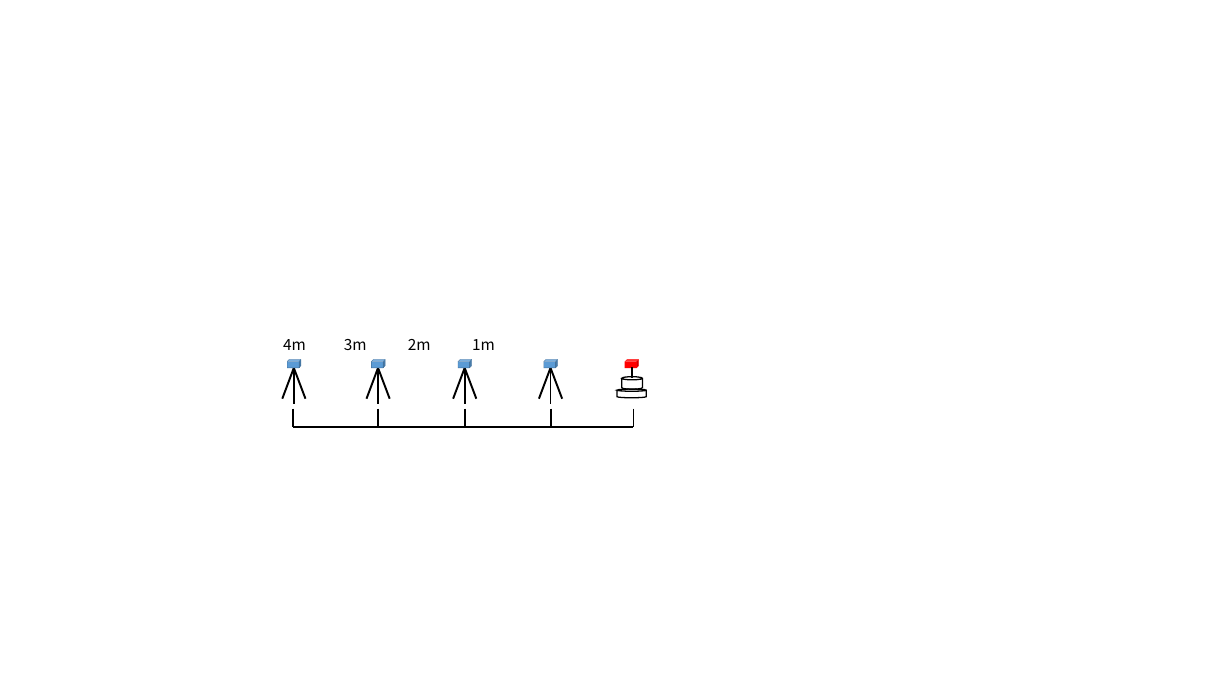
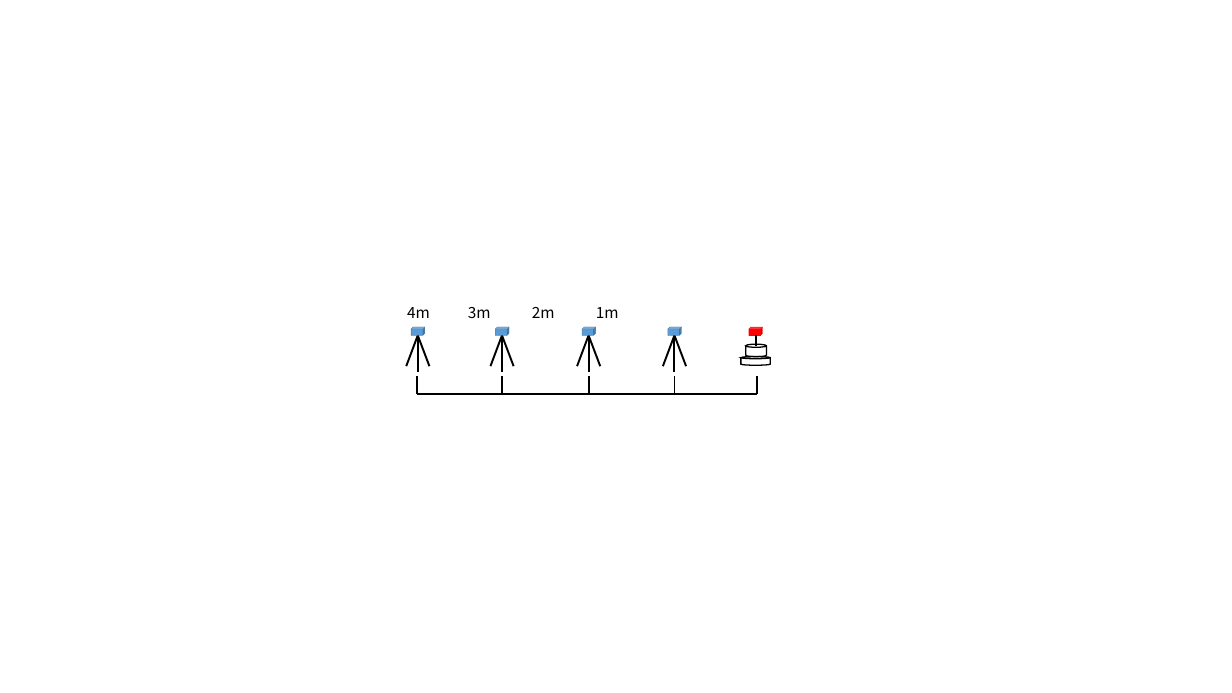
Before and after one commit to LimHyungTae/RONet_paper, a slide deck: slide 2 of changgyu_참고자료/자료.pptx. Drawn at 1232x693 pixels with LibreOffice and Linux fonts; fonts in the diff are those of the drawing. Boxes give left, top, right and bottom in pixels: in the first picture for what was removed or moved away, otherwise in the second. Text is boxed around its words. In the diff, an @@ line names an element or a change of style, - is before the commit and + after.

```diff
--- a/changgyu_참고자료/자료.pptx
+++ b/changgyu_참고자료/자료.pptx
@@ 2 cylinders, 1 text, 1 line: place and size @@
-2 cylinders, 1 text, 1 line at [283,339,647,427]
+2 cylinders, 1 text, 1 line at [407,307,771,395]
@@ 18 lines, 5 cubes: place and size @@
-18 lines, 5 cubes at [283,360,639,427]
+18 lines, 5 cubes at [407,327,762,395]
```
Also in this commit, not shown: 2 other slides changed, 2 slides added, 1 slide removed, 5 other files.
